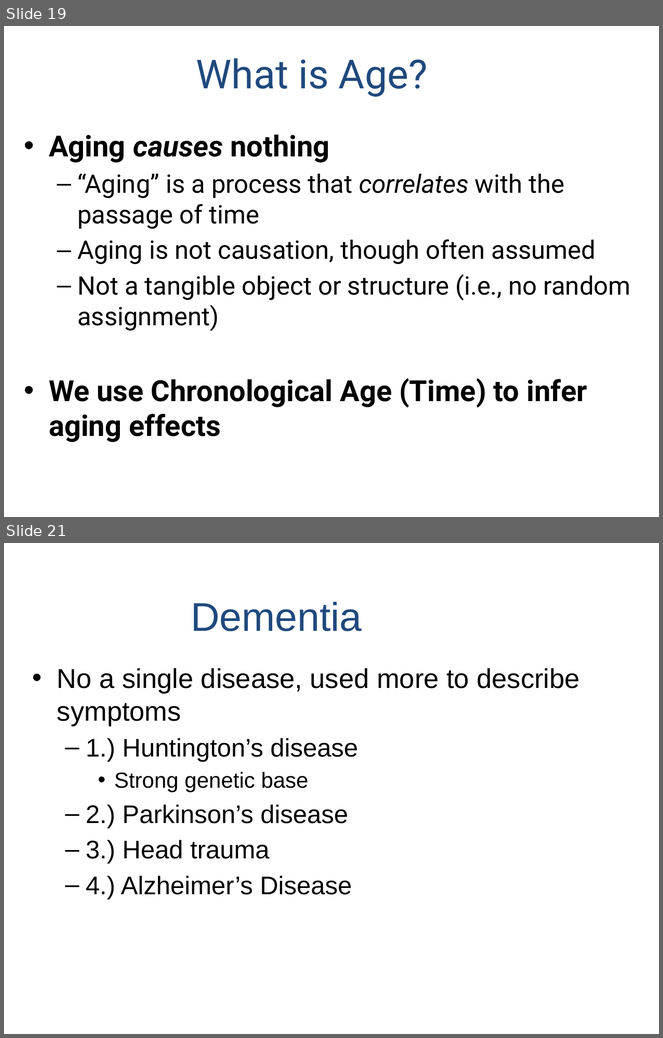
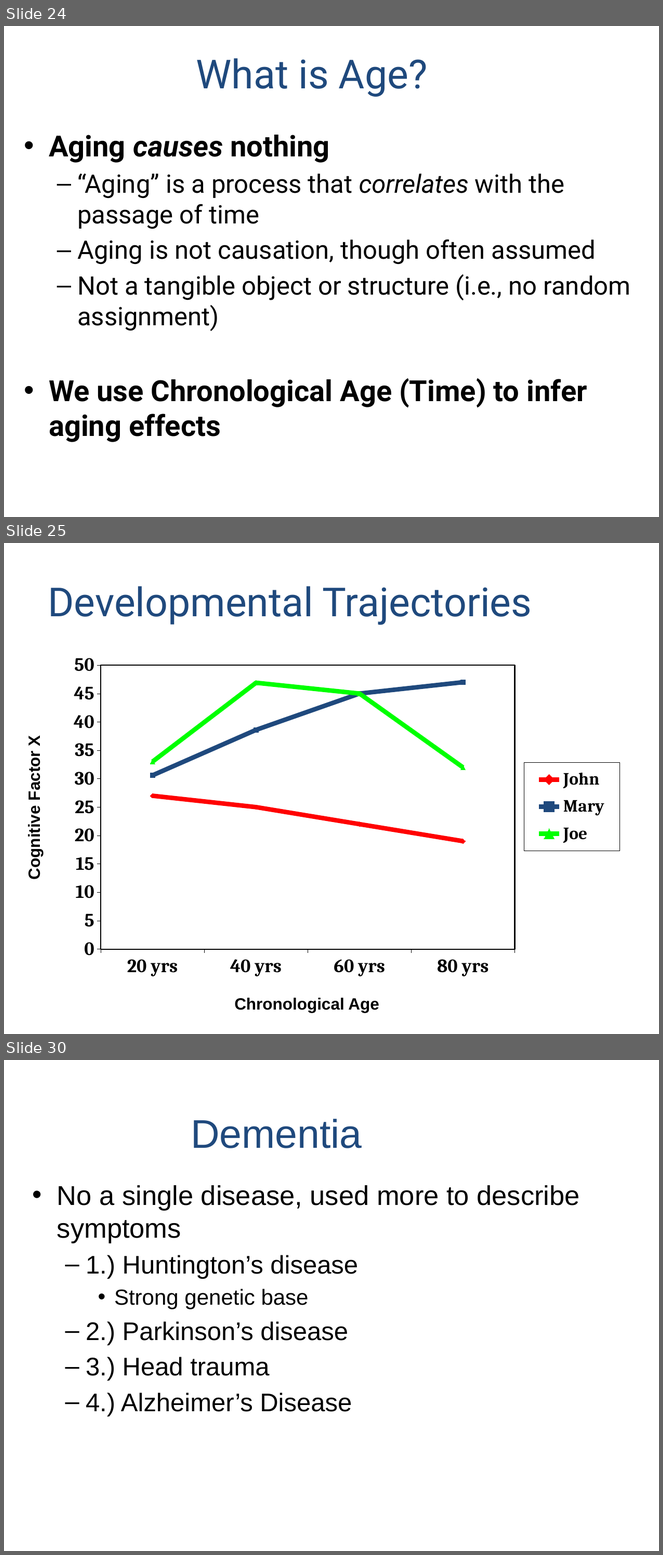
Before and after one commit to npm27/Teaching-Materials, a slide deck: Memory/Slides/Chapter 10.PPTX. Shown one above the other, each under a label of ours: slides 19 and 21 before the commit, slides 24, 25 and 30 after it; the slides between them are not shown. The pictures are 663x1038 and 663x1555 pixels, drawn with LibreOffice and Linux fonts; fonts in the diff are those of the drawing. Boxes give left, top, right and bottom in pixels: in the first picture for what was removed or moved away, otherwise in the second. Text is boxed around its words. In the diff, an @@ line names an element or a change of style, - is before the commit and + after.

```diff
--- a/Memory/Slides/Chapter 10.PPTX
+++ b/Memory/Slides/Chapter 10.PPTX
@@ slide 25 added at [4,543,659,1034], background #FFFFFF @@
@@ title added at [48,586,532,625], 44 pt, text #1F497D @@
+Developmental Trajectories
@@ line chart added at [47,636,625,1009] @@
+categories: 20 yrs, 40 yrs, 60 yrs, 80 yrs
+John: 27, 25, 22, 19
+Mary: 31, 39, 45, 47
+Joe: 33, 47, 45, 32
@@ text added at [25,736,43,878], 18 pt, text #000000, bold @@
+Cognitive Factor X
@@ text added at [234,998,379,1013], 18 pt, text #000000, bold @@
+Chronological Age
@@ what was slide 19 is now slide 24 @@
@@ what was slide 21 is now slide 30 @@
```
Also in this commit, not shown: 3 slides changed, 10 other slides added.
